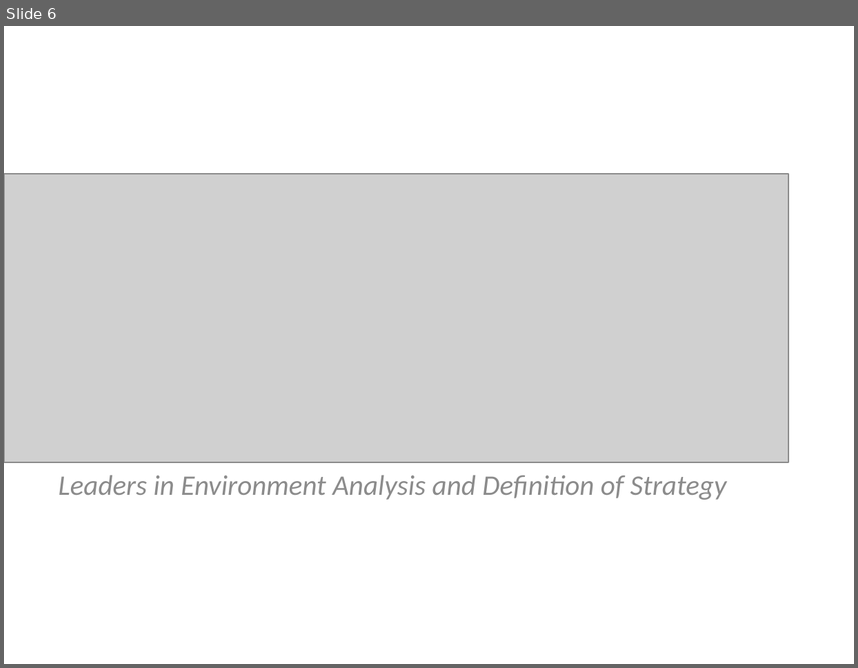
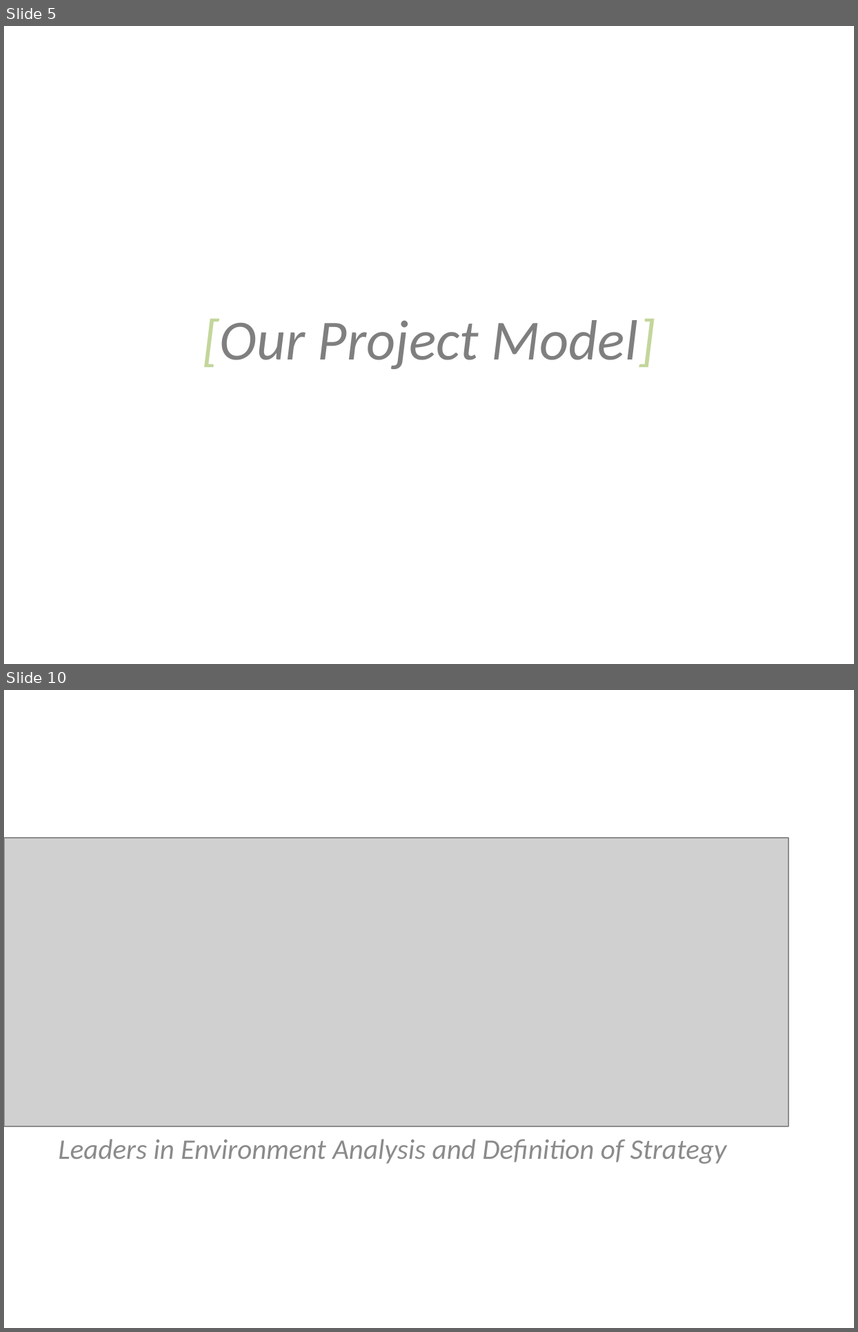
Before and after one commit to VincentHenric/GMS_group5, a slide deck: Group presentation LEADS.pptx. Shown one above the other, each under a label of ours: slide 6 before the commit, slides 5 and 10 after it; the slides between them are not shown. The pictures are 858x668 and 858x1332 pixels, drawn with LibreOffice and Linux fonts; fonts in the diff are those of the drawing; grey boxes stand for pictures; background and template pictures are left out. Boxes give left, top, right and bottom in pixels: in the first picture for what was removed or moved away, otherwise in the second. Text is boxed around its words. In the diff, an @@ line names an element or a change of style, - is before the commit and + after.

```diff
--- a/Group presentation LEADS.pptx
+++ b/Group presentation LEADS.pptx
@@ slide 5 added at [4, 26, 854, 664], background #FFFFFF @@
@@ text added at [202, 319, 655, 369], 48 pt, text #7F7F7F, italic @@
+[Our Project Model]
@@ what was slide 6 is now slide 10 @@
```
Also in this commit, not shown: 6 other slides added, 3 slides removed, 1 other file.
